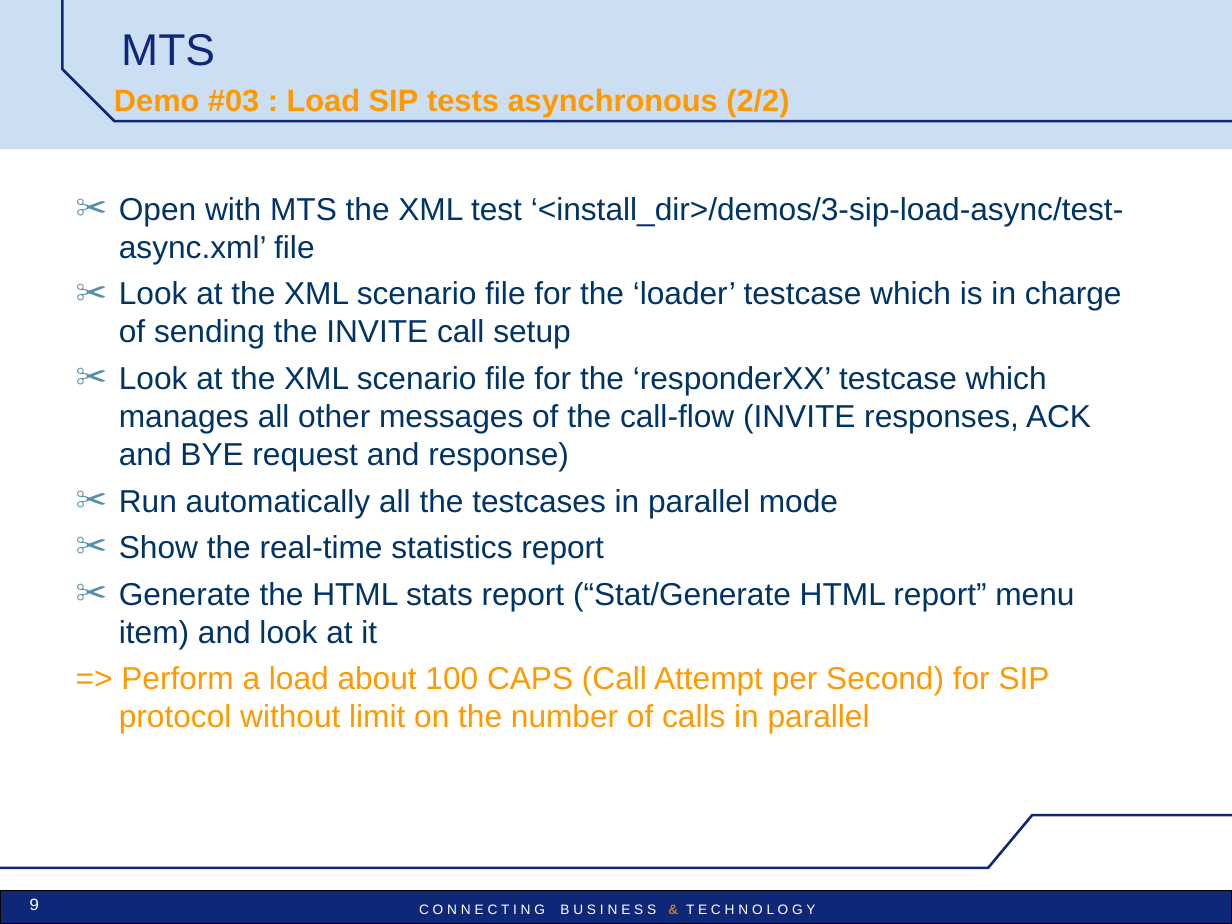
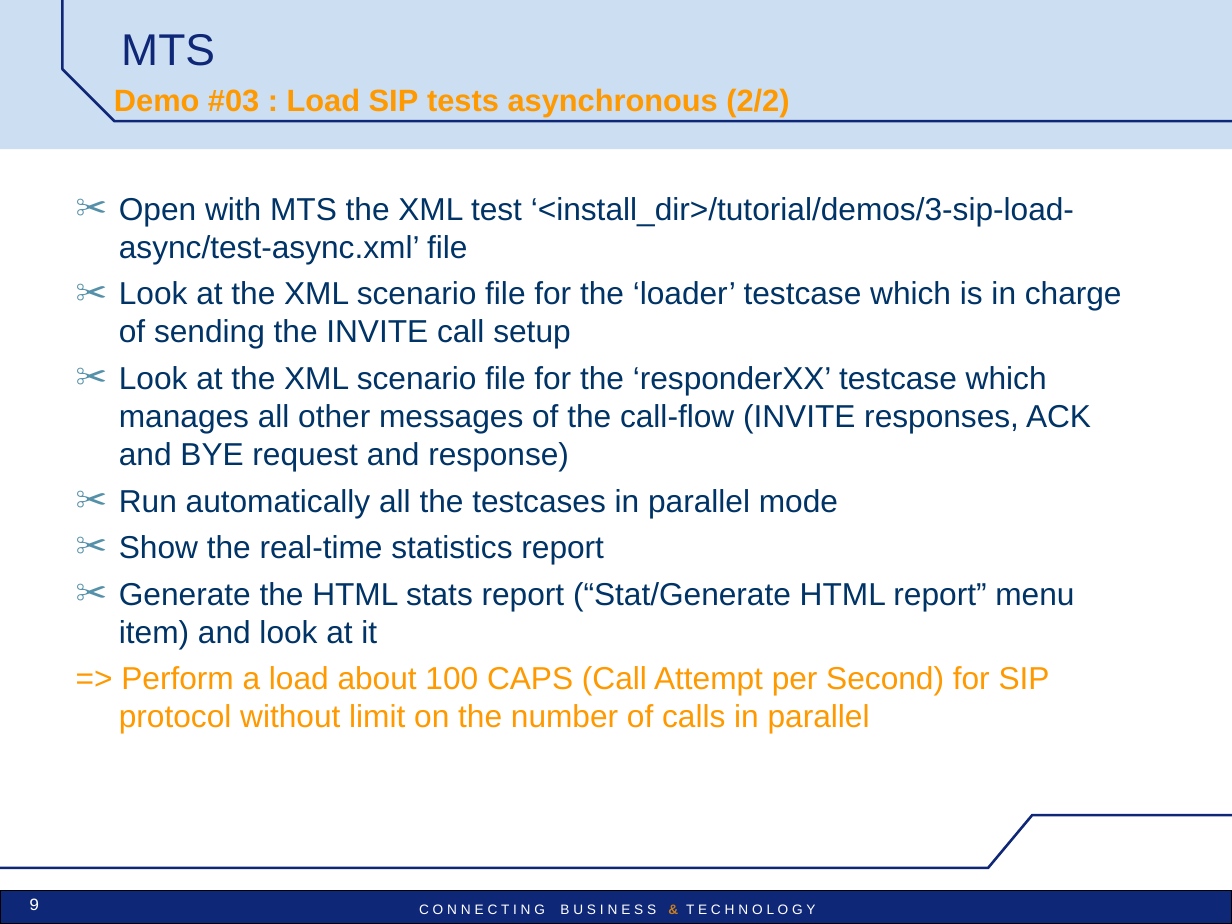
Before and after one commit to uttamhoode9/mts-trunk, a slide deck: slide 9 of mts/src/main/doc/MTS_pres_demos.ppt. Drawn at 1232x924 pixels with LibreOffice and Linux fonts; fonts in the diff are those of the drawing; background and template pictures are left out. Boxes give left, top, right and bottom in pixels: in the first picture for what was removed or moved away, otherwise in the second. Text is boxed around its words. In the diff, an @@ line names an element or a change of style, - is before the commit and + after.

```diff
--- a/mts/src/main/doc/MTS_pres_demos.ppt
+++ b/mts/src/main/doc/MTS_pres_demos.ppt
@@ text at [119, 197, 1074, 264]: text changed @@
-✂ Open with MTS the XML test ‘<install_dir>/demos/3-sip-load-async/test-async.xml’ file
+✂ Open with MTS the XML test ‘<install_dir>/tutorial/demos/3-sip-load-async/test-async.xml’ file
```
Also in this commit, not shown: 14 other slides changed, 2 slides added.
